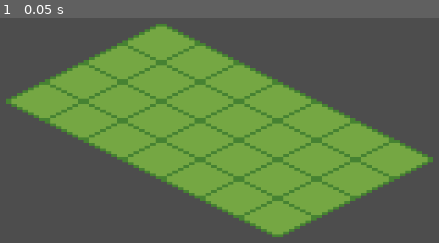
Above: before the commit, frame 1.
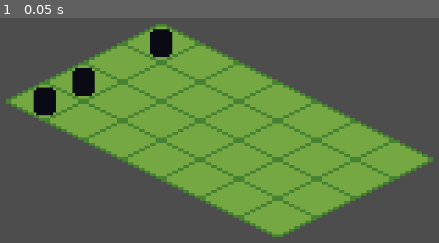
Above: after the commit, the same moment.

Repository: estebanm123/strategy
Game: Godot game, scene res://Main.tscn
Same seed, same stepped clock (60 frames per second), same inputs: the game is played once before the commit and once after it.
Inputs:
- Up to frame 1 (0.05 s): no input

The runs differ from the first frame. In frame 1, 1.9% of the frame differs, in the area x 7-40%, y 4-44%.
Error before the commit: Parse Error: Too few arguments for "new()" call. Expected at least 2 but received 1. (res://ActorFactory.gd:12)

Commit message:
Add turn manager

Diff:
--- a/ActorFactory.gd
+++ b/ActorFactory.gd
@@ -4,16 +4,16 @@
 const FRIENDLY_SPRITE_PATH: String = "res://sprites/placeholder-friendly.png"
 const ENEMY_SPRITE_PATH: String = "res://sprites/placeholder-enemy.png"
 
-static func createFriendlyActor() -> Actor:
+static func createFriendlyActor(abilityPool: AbilityPool) -> Actor:
 	var texture: Texture2D = load(FRIENDLY_SPRITE_PATH)
 	if not texture:
 		push_error("Failed to load friendly sprite")
 		return null
-	return Actor.new(texture)
+	return Actor.new(texture, abilityPool)
 
-static func createEnemyActor() -> Actor:
+static func createEnemyActor(abilityPool: AbilityPool) -> Actor:
 	var texture: Texture2D = load(ENEMY_SPRITE_PATH)
 	if not texture:
 		push_error("Failed to load enemy sprite")
 		return null
-	return Actor.new(texture)
+	return Actor.new(texture, abilityPool)
--- a/Main.gd
+++ b/Main.gd
@@ -3,51 +3,36 @@
 
 @onready var tileMapWrapper: TileMapWrapper = TileMapWrapper.new($TileMapLayer)
 
+var abilityPool: AbilityPool
+var turnManager: TurnManager
+
 func _ready() -> void:
- var texture: Texture2D = load("res://sprites/greentile.png")
- if not texture:
-  push_error("Failed to load greentile.png")
-  return
+	abilityPool = AbilityPool.new()
+	turnManager = TurnManager.new(tileMapWrapper, abilityPool, self)
 
- tileMapWrapper.createIsometricTileSet(texture)
- tileMapWrapper.fillMap()
- setupCamera()
- spawnEnemies()
+	var texture: Texture2D = load("res://sprites/greentile.png")
+	if not texture:
+		push_error("Failed to load greentile.png")
+		return
 
+	tileMapWrapper.createIsometricTileSet(texture)
+	tileMapWrapper.fillMap()
+	setupCamera()
+	turnManager.spawnEnemies()
 
+func _unhandled_input(event: InputEvent) -> void:
+	turnManager.handleInput(event)
 
 func setupCamera() -> void:
- var camera: Camera2D = Camera2D.new()
- camera.zoom = Vector2(4, 4)
- add_child(camera)
+	var camera: Camera2D = Camera2D.new()
+	camera.zoom = Vector2(4, 4)
+	add_child(camera)
 
- var rect: Rect2i = tileMapWrapper.tileMapLayerRef.get_used_rect()
- if rect.size.x == 0:
-  return
+	var rect: Rect2i = tileMapWrapper.tileMapLayerRef.get_used_rect()
+	if rect.size.x == 0:
+		return
 
- var startPos: Vector2 = tileMapWrapper.tileMapLayerRef.map_to_local(rect.position)
- var endPos: Vector2 = tileMapWrapper.tileMapLayerRef.map_to_local(rect.end - Vector2i(1, 1))
+	var startPos: Vector2 = tileMapWrapper.tileMapLayerRef.map_to_local(rect.position)
+	var endPos: Vector2 = tileMapWrapper.tileMapLayerRef.map_to_local(rect.end - Vector2i(1, 1))
 
- camera.position = (startPos + endPos) / 2.0
-
-
-func spawnEnemies() -> void:
- var enemyCount: int = randi_range(1, 3)
- var spawnColumn: int = 0
- var maxRows: int = 4
-
- var availableRows: Array = []
- for y: int in range(maxRows):
-  availableRows.append(y)
-
- availableRows.shuffle()
-
- for i: int in range(enemyCount):
-  var enemy: Actor = ActorFactory.createEnemyActor()
-  if not enemy:
-   continue
-
-  var tilePos: Vector2i = Vector2i(spawnColumn, availableRows[i])
-  var worldPos: Vector2 = tileMapWrapper.tileMapLayerRef.map_to_local(tilePos)
-  enemy.position = worldPos
-  add_child(enemy)
+	camera.position = (startPos + endPos) / 2.0
--- /dev/null
+++ b/TurnManager.gd
@@ -0,0 +1,65 @@
+extends Object
+class_name TurnManager
+
+var isPlayerTurn: bool = true
+var enemies: Array[Actor] = []
+var tileMapWrapper: TileMapWrapper
+var abilityPool: AbilityPool
+var parentNode: Node2D
+
+func _init(
+	newTileMapWrapper: TileMapWrapper,
+	newAbilityPool: AbilityPool,
+	newParentNode: Node2D
+) -> void:
+	tileMapWrapper = newTileMapWrapper
+	abilityPool = newAbilityPool
+	parentNode = newParentNode
+
+func handleInput(event: InputEvent) -> void:
+	if event is InputEventKey and event.pressed and not event.echo:
+		if event.keycode == KEY_E and isPlayerTurn:
+			endPlayerTurn()
+
+func endPlayerTurn() -> void:
+	switchToEnemyTurn()
+	executeEnemyTurn()
+
+func executeEnemyTurn() -> void:
+	for enemy: Actor in enemies:
+		enemy.executeSelectedAbility()
+
+	for enemy: Actor in enemies:
+		enemy.selectNextAbility()
+
+	switchToPlayerTurn()
+
+func spawnEnemies() -> void:
+	var enemyCount: int = randi_range(1, 3)
+	var spawnColumn: int = 0
+	var maxRows: int = 4
+
+	var availableRows: Array = []
+	for y: int in range(maxRows):
+		availableRows.append(y)
+
+	availableRows.shuffle()
+
+	for i: int in range(enemyCount):
+		var enemy: Actor = ActorFactory.createEnemyActor(abilityPool)
+		if not enemy:
+			continue
+
+		enemy.selectNextAbility()
+
+		var tilePos: Vector2i = Vector2i(spawnColumn, availableRows[i])
+		var worldPos: Vector2 = tileMapWrapper.tileMapLayerRef.map_to_local(tilePos)
+		enemy.position = worldPos
+		parentNode.add_child(enemy)
+		enemies.append(enemy)
+
+func switchToEnemyTurn() -> void:
+	isPlayerTurn = false
+
+func switchToPlayerTurn() -> void:
+	isPlayerTurn = true
Not shown, added: TurnManager.gd.uid
